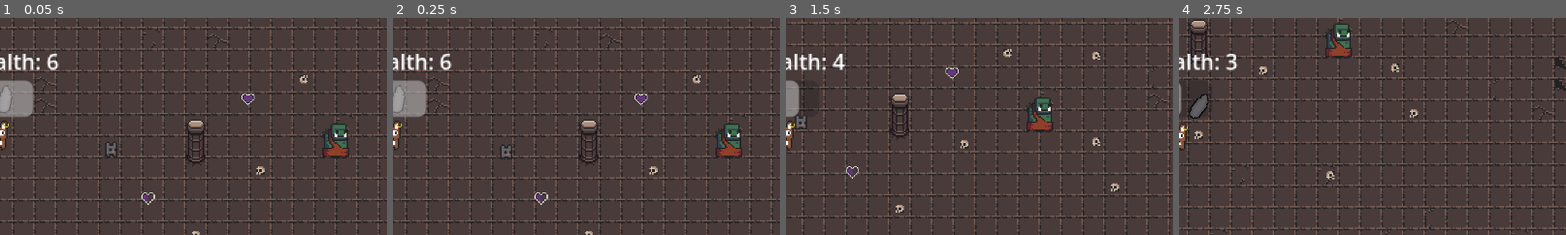
Above: before the commit, frames 1-4 (left to right).
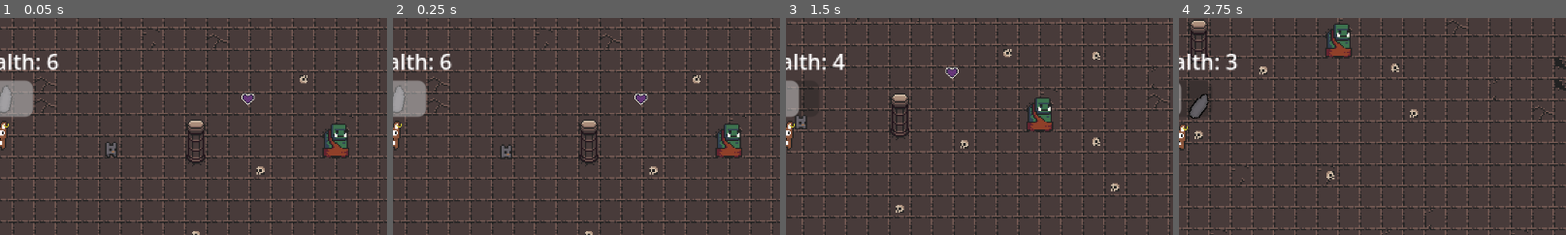
Above: after the commit, the same moments.

Repository: Naigma/proyecto_godot_2526
Game: Godot game, scene res://modules/levels/tutorial/tutorial.tscn
Same seed, same stepped clock (60 frames per second), same inputs: the game is played once before the commit and once after it. The project has no main scene, so this scene is started directly.
Inputs (mouse positions are % of the whole screen's width and height, from its top left):
- Up to frame 1 (0.05 s): no input
- Up to frame 2 (0.25 s): no input
- Up to frame 3 (1.5 s): tap Enter (ui_accept) at 0.5, 0.77 s; move the mouse to (72, 45) at 0.52 s; hold D (right) 0.53-1.28 s; tap E (interact) at 0.6, 1.35 s; move the mouse to (30, 55) at 1.27 s; hold S (down) from 1.28 s (still down)
- Up to frame 4 (2.75 s): tap Enter (ui_accept) at 1.52 s; move the mouse to (60, 28) at 2.02 s; release S (down) at 2.03 s; hold D (right) from 2.03 s (still down); tap E (interact) at 2.1 s
The pictures show only the part of the screen within x 50-100%, y 24-74%; the shares and areas given below are measured in that part.

The runs differ from the first frame. In frame 1, 0.1% of the frame differs, in the area x 36-41%, y 80-87%; in frame 2, 0.1%; in frame 3, 0.1%; in frame 4, nothing differs.

Commit message:
eliminado pickup2

Diff:
--- a/modules/levels/tutorial/tutorial.tscn
+++ b/modules/levels/tutorial/tutorial.tscn
@@ -1,11 +1,10 @@
-[gd_scene load_steps=7 format=4 uid="uid://qs8d6amfty5y"]
+[gd_scene load_steps=6 format=4 uid="uid://qs8d6amfty5y"]
 
 [ext_resource type="TileSet" uid="uid://btkypbfva5y1w" path="res://modules/levels/dungeon_tileset.tres" id="1_tgt3j"]
 [ext_resource type="PackedScene" uid="uid://dqpskonrnh6cg" path="res://modules/player/player.tscn" id="2_3rof0"]
 [ext_resource type="PackedScene" uid="uid://v2160yea1f5f" path="res://modules/npc/npc.tscn" id="3_hx33g"]
 [ext_resource type="PackedScene" uid="uid://jd8qicwni0tu" path="res://modules/pick_ups/pick_up.tscn" id="5_n2eix"]
 [ext_resource type="PackedScene" uid="uid://ccfy6fv8o6y8r" path="res://modules/enemy_stupid/enemy_stupid.tscn" id="5_oqhi0"]
-[ext_resource type="PackedScene" uid="uid://l0haj8w3dwf8" path="res://modules/pick_ups/pick_up2.tscn" id="6_oqhi0"]
 
 [node name="Tutorial" type="Node2D"]
 
@@ -46,7 +45,3 @@
 [node name="PickUp" parent="." instance=ExtResource("5_n2eix")]
 position = Vector2(623, 213)
 pick_type = "heart"
-
-[node name="PickUp2" parent="." instance=ExtResource("6_oqhi0")]
-position = Vector2(549, 287)
-pick_type = "halfheart"
--- a/modules/pick_ups/pick_up2.gd
+++ /dev/null
@@ -1,14 +0,0 @@
-extends Area2D
-class_name pick_up
-
-@export var pick_type: String
-@onready var animator: AnimatedSprite2D = $AnimatedSprite2D
-
-func _ready() -> void:
-	animator.play(pick_type)
-
-func _on_body_entered(body: Node2D) -> void:
-	if body is Player:
-		if pick_type == "heart":
-			body.take_damage(-0.5)
-		queue_free()
Not shown, removed: modules/pick_ups/pick_up2.gd.uid
